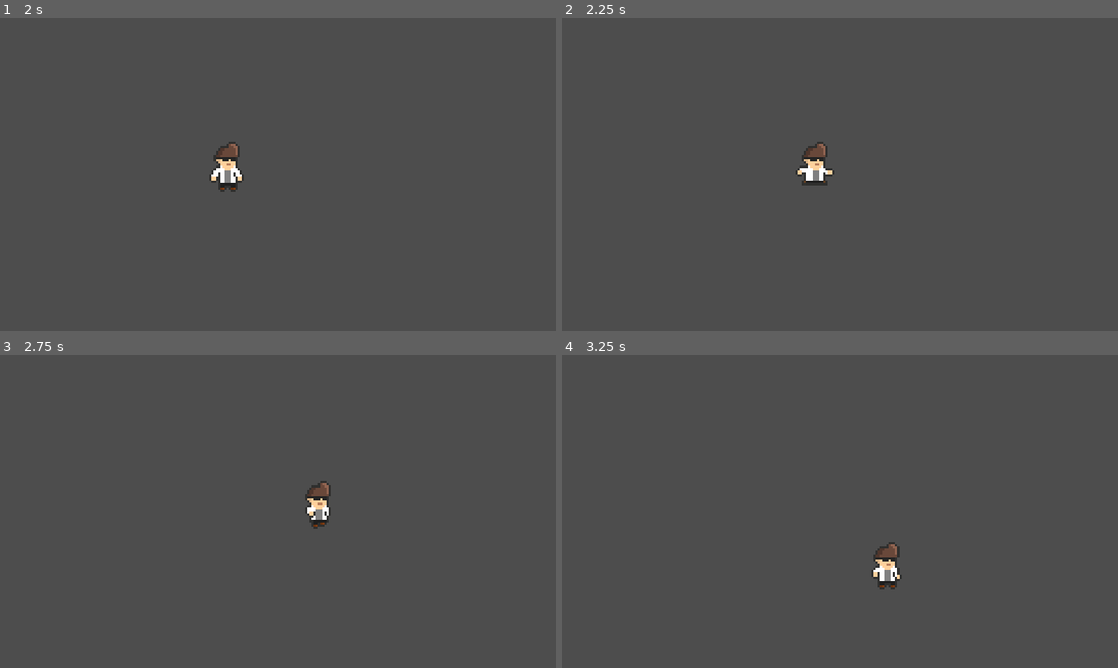
Above: before the commit, frames 1-4 (two rows, left to right).
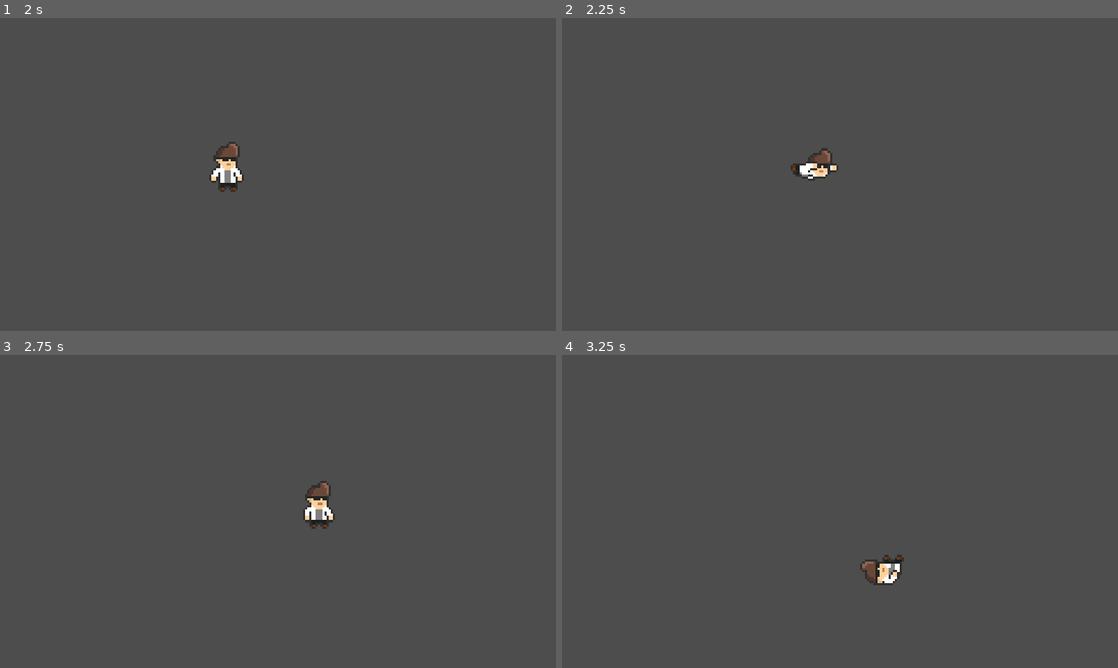
Above: after the commit, the same moments.

Repository: Pirraio/bulletwave
Game: Godot game, scene res://scenes/main.tscn
The game is run twice, just before and just after one commit, with the same random seed, the same clock (stepped at 60 frames per second) and the same inputs.
Inputs (mouse positions are in pixels of both pictures, inside the frame that each line leads up to):
- Up to frame 1 (2 s): click (278, 252) at 0.5 s; click (127, 174) at 1.25 s
- Up to frame 2 (2.25 s): move the mouse to (962, 158) at 2.02 s; hold D (move_right) from 2.03 s (still down); hold Space (dodge, bound only after the commit) from 2.03 s (still down)
- Up to frame 3 (2.75 s): keep holding D (move_right); keep holding Space (dodge, bound only after the commit)
- Up to frame 4 (3.25 s): move the mouse to (728, 527) at 2.77 s; release D (move_right) at 2.78 s; release Space (dodge, bound only after the commit) at 2.78 s; hold S (move_down) from 2.78 s (still down); tap Space (dodge, bound only after the commit) at 2.85 s

Frame 1 is identical in both runs. In frame 2, 0.6% of the frame differs, in the area x 41-50%, y 39-54%; in frame 3, 0.1%; in frame 4, 0.7%, in the area x 53-62%, y 59-75%.

Commit message:
Implementação da esquiva nos Players

Diff:
--- a/project.godot
+++ b/project.godot
@@ -19,8 +19,6 @@
 window/size/viewport_width=1280
 window/size/viewport_height=720
 window/stretch/mode="canvas_items"
-mouse_cursor/custom_image="res://assets/sprites/crosshair.png"
-mouse_cursor/custom_image_hotspot=Vector2(16, 16)
 
 [input]
 
@@ -44,6 +42,11 @@
 "events": [Object(InputEventKey,"resource_local_to_scene":false,"resource_name":"","device":-1,"window_id":0,"alt_press …(192 unchanged characters)…
 ]
 }
+dodge={
+"deadzone": 0.5,
+"events": [Object(InputEventKey,"resource_local_to_scene":false,"resource_name":"","device":-1,"window_id":0,"alt_pressed":false,"shift_pressed":false,"ctrl_pressed":false,"meta_pressed":false,"pressed":false,"keycode":0,"physical_keycode":32,"key_label":0,"unicode":32,"location":0,"echo":false,"script":null)
+]
+}
 
 [rendering]
 
--- a/scenes/player_billy.tscn
+++ b/scenes/player_billy.tscn
@@ -1,8 +1,9 @@
-[gd_scene load_steps=9 format=3 uid="uid://b1f7gubgabaim"]
+[gd_scene load_steps=11 format=3 uid="uid://b1f7gubgabaim"]
 
 [ext_resource type="Script" path="res://scripts/player.gd" id="1_0s3vk"]
 [ext_resource type="Texture2D" uid="uid://bmukelb71n3er" path="res://assets/sprites/players/billy_idle.png" id="1_y0x46"]
 [ext_resource type="Texture2D" uid="uid://2o6r5dcyxfvr" path="res://assets/sprites/players/billy_walk.png" id="2_3v3md"]
+[ext_resource type="Texture2D" uid="uid://el3jvla3vcyv" path="res://assets/sprites/players/billy_dodge.png" id="4_3tjfc"]
 
 [sub_resource type="Animation" id="Animation_164t4"]
 length = 0.001
@@ -163,9 +164,63 @@
 "values": [0, 1, 2, 3, 4, 5, 6, 7]
 }
 
+[sub_resource type="Animation" id="Animation_3t2s8"]
+resource_name = "dodge"
+length = 0.7
+step = 0.1
+tracks/0/type = "value"
+tracks/0/imported = false
+tracks/0/enabled = true
+tracks/0/path = NodePath("Sprite2D:texture")
+tracks/0/interp = 1
+tracks/0/loop_wrap = true
+tracks/0/keys = {
+"times": PackedFloat32Array(0),
+"transitions": PackedFloat32Array(1),
+"update": 1,
+"values": [ExtResource("4_3tjfc")]
+}
+tracks/1/type = "value"
+tracks/1/imported = false
+tracks/1/enabled = true
+tracks/1/path = NodePath("Sprite2D:hframes")
+tracks/1/interp = 1
+tracks/1/loop_wrap = true
+tracks/1/keys = {
+"times": PackedFloat32Array(0),
+"transitions": PackedFloat32Array(1),
+"update": 1,
+"values": [5]
+}
+tracks/2/type = "value"
+tracks/2/imported = false
+tracks/2/enabled = true
+tracks/2/path = NodePath("Sprite2D:vframes")
+tracks/2/interp = 1
+tracks/2/loop_wrap = true
+tracks/2/keys = {
+"times": PackedFloat32Array(0),
+"transitions": PackedFloat32Array(1),
+"update": 1,
+"values": [1]
+}
+tracks/3/type = "value"
+tracks/3/imported = false
+tracks/3/enabled = true
+tracks/3/path = NodePath("Sprite2D:frame")
+tracks/3/interp = 1
+tracks/3/loop_wrap = true
+tracks/3/keys = {
+"times": PackedFloat32Array(0, 0.3, 0.4, 0.5, 0.6),
+"transitions": PackedFloat32Array(1, 1, 1, 1, 1),
+"update": 1,
+"values": [0, 1, 2, 3, 4]
+}
+
 [sub_resource type="AnimationLibrary" id="AnimationLibrary_3kmeo"]
 _data = {
 "RESET": SubResource("Animation_164t4"),
+"dodge": SubResource("Animation_3t2s8"),
 "idle": SubResource("Animation_3n2d3"),
 "walk": SubResource("Animation_mcd4e")
 }
@@ -191,3 +246,5 @@
 [node name="CollisionShape2D" type="CollisionShape2D" parent="."]
 position = Vector2(0, 0.150002)
 shape = SubResource("RectangleShape2D_ivjeu")
+
+[connection signal="animation_finished" from="AnimationPlayer" to="." method="_on_animation_player_animation_finished"]
--- a/scenes/player_caroline.tscn
+++ b/scenes/player_caroline.tscn
@@ -1,8 +1,9 @@
-[gd_scene load_steps=9 format=3 uid="uid://bnpb0kh23qob2"]
+[gd_scene load_steps=11 format=3 uid="uid://bnpb0kh23qob2"]
 
 [ext_resource type="Script" path="res://scripts/player.gd" id="1_t8pb2"]
 [ext_resource type="Texture2D" uid="uid://dqk05e45yh3ps" path="res://assets/sprites/players/caroline_idle.png" id="2_2ed2o"]
 [ext_resource type="Texture2D" uid="uid://cog3fv4tpkavg" path="res://assets/sprites/players/caroline_walk.png" id="3_h1bys"]
+[ext_resource type="Texture2D" uid="uid://cadb2tjhvfykd" path="res://assets/sprites/players/caroline_dodge.png" id="4_65mkt"]
 
 [sub_resource type="Animation" id="Animation_swnib"]
 length = 0.001
@@ -163,9 +164,63 @@
 "values": [0, 1, 2, 3, 4, 5, 6, 7]
 }
 
+[sub_resource type="Animation" id="Animation_hw6ng"]
+resource_name = "dodge"
+length = 0.9
+step = 0.1
+tracks/0/type = "value"
+tracks/0/imported = false
+tracks/0/enabled = true
+tracks/0/path = NodePath("Sprite2D:texture")
+tracks/0/interp = 1
+tracks/0/loop_wrap = true
+tracks/0/keys = {
+"times": PackedFloat32Array(0),
+"transitions": PackedFloat32Array(1),
+"update": 1,
+"values": [ExtResource("4_65mkt")]
+}
+tracks/1/type = "value"
+tracks/1/imported = false
+tracks/1/enabled = true
+tracks/1/path = NodePath("Sprite2D:hframes")
+tracks/1/interp = 1
+tracks/1/loop_wrap = true
+tracks/1/keys = {
+"times": PackedFloat32Array(0),
+"transitions": PackedFloat32Array(1),
+"update": 1,
+"values": [5]
+}
+tracks/2/type = "value"
+tracks/2/imported = false
+tracks/2/enabled = true
+tracks/2/path = NodePath("Sprite2D:vframes")
+tracks/2/interp = 1
+tracks/2/loop_wrap = true
+tracks/2/keys = {
+"times": PackedFloat32Array(0),
+"transitions": PackedFloat32Array(1),
+"update": 1,
+"values": [1]
+}
+tracks/3/type = "value"
+tracks/3/imported = false
+tracks/3/enabled = true
+tracks/3/path = NodePath("Sprite2D:frame")
+tracks/3/interp = 1
+tracks/3/loop_wrap = true
+tracks/3/keys = {
+"times": PackedFloat32Array(0, 0.3, 0.4, 0.5, 0.6),
+"transitions": PackedFloat32Array(1, 1, 1, 1, 1),
+"update": 1,
+"values": [0, 1, 2, 3, 4]
+}
+
 [sub_resource type="AnimationLibrary" id="AnimationLibrary_stdk0"]
 _data = {
 "RESET": SubResource("Animation_swnib"),
+"dodge": SubResource("Animation_hw6ng"),
 "idle": SubResource("Animation_4loba"),
 "walk": SubResource("Animation_cvp7i")
 }
@@ -191,3 +246,5 @@
 [node name="CollisionShape2D" type="CollisionShape2D" parent="."]
 position = Vector2(0, 0.150002)
 shape = SubResource("RectangleShape2D_ivjeu")
+
+[connection signal="animation_finished" from="AnimationPlayer" to="." method="_on_animation_player_animation_finished"]
--- a/scripts/player.gd
+++ b/scripts/player.gd
@@ -6,13 +6,22 @@
 @export var speed = 300
 
 const CROSSHAIR = preload("res://assets/sprites/crosshair.png")
+var is_dodging = false
+
 
 func _ready():
 	Input.set_custom_mouse_cursor(CROSSHAIR, Input.CURSOR_ARROW, Vector2(16, 16))
 
+
 func _physics_process(_delta):
 	var horizontal_direction = Input.get_axis("move_left", "move_right")
 	var vertical_direction = Input.get_axis("move_up", "move_down")
+	var dodge = Input.is_action_pressed("dodge")
+
+	if dodge && velocity != Vector2.ZERO:
+		is_dodging = true
+		print(is_dodging)
+
 	if horizontal_direction:
 		velocity.x = horizontal_direction * speed
 	else:
@@ -24,13 +33,21 @@
 
 	move_and_slide()
 
+	if is_dodging == false:
+		walking_animations(horizontal_direction, vertical_direction, is_dodging)
+	else:
+		animation.play("dodge")
+
 	if horizontal_direction != 0:
 		sprite.flip_h = (horizontal_direction == -1)
 
-	update_animations(horizontal_direction, vertical_direction)
+func walking_animations(horizontal_direction, vertical_direction, is_dodging):
+	if horizontal_direction == 0 && vertical_direction == 0 && is_dodging == false:
+		animation.play("idle")
+	if horizontal_direction != 0 || vertical_direction != 0 && is_dodging == false:
+		animation.play("walk")
 
-func update_animations(horizontal_direction, vertical_direction):
-	if horizontal_direction == 0 && vertical_direction == 0:
-		animation.play("idle")
-	else:
-		animation.play("walk")
+func _on_animation_player_animation_finished(anim_name):
+	if anim_name == "dodge":
+		is_dodging = false
+		print(is_dodging)
Binary file added: assets/sprites/players/billy_dodge.png
Not shown, added: assets/sprites/players/billy_dodge.png.import
Binary file added: assets/sprites/players/caroline_dodge.png
Not shown, added: assets/sprites/players/caroline_dodge.png.import
